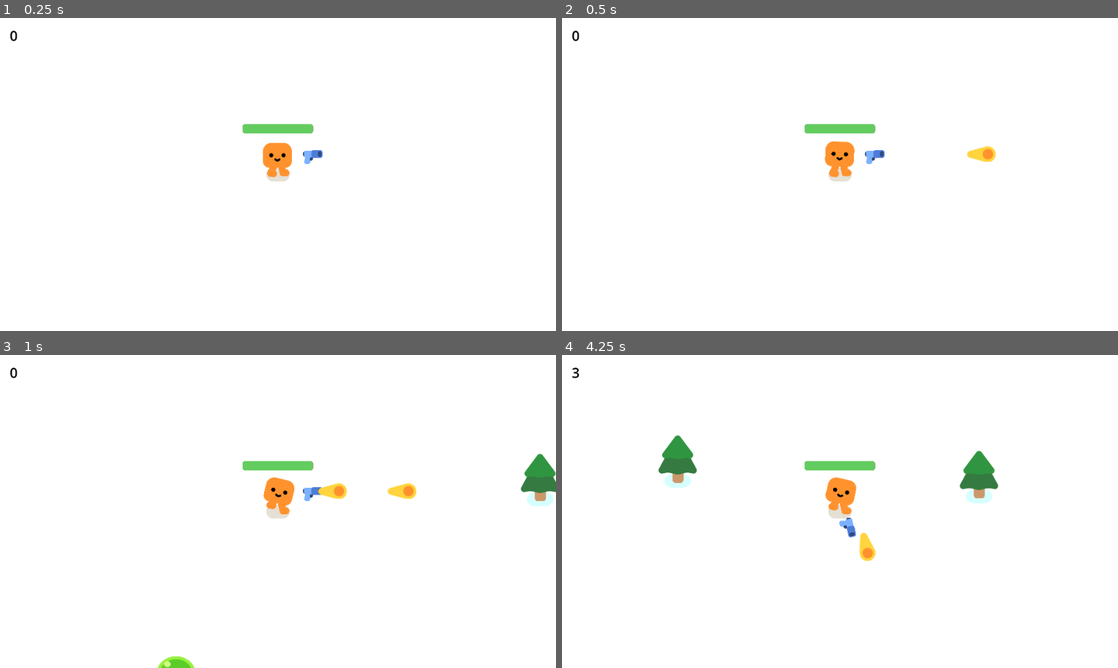
Above: before the commit, frames 1-4 (two rows, left to right).
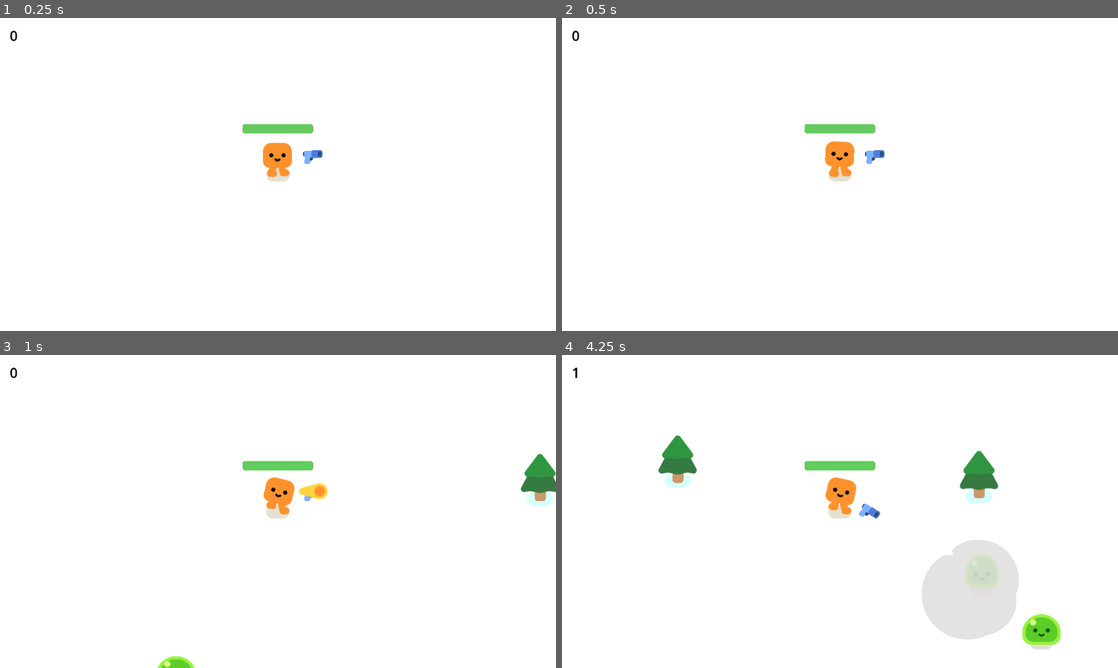
Above: after the commit, the same moments.

Repository: martindieck/gun-galore
Game: Godot game, scene res://game.tscn
The game is run twice, just before and just after one commit, with the same random seed, the same clock (stepped at 60 frames per second) and the same inputs.
Inputs:
- Up to frame 1 (0.25 s): no input
- Up to frame 2 (0.5 s): no input
- Up to frame 3 (1 s): hold D (move_right) from 0.53 s (still down)
- Up to frame 4 (4.25 s): release D (move_right) at 1.28 s; hold S (move_down) 1.28-2.03 s; hold D (move_right) 2.03-2.78 s; hold W (move_up) 2.78-3.53 s; hold A (move_left) from 3.53 s (still down)

Frame 1 is identical in both runs. In frame 2, 0.2% of the frame differs, in the area x 72-78%, y 40-46%; in frame 3, 0.5%; in frame 4, 5.4%, in the area x 1-90%, y 4-94%.

Commit message:
Added Level Up Mechanic

Diff:
--- a/gun.tscn
+++ b/gun.tscn
@@ -26,8 +26,8 @@
 unique_name_in_owner = true
 position = Vector2(25, -10)
 
-[node name="Timer" type="Timer" parent="."]
-wait_time = 0.3
+[node name="ShootTimer" type="Timer" parent="."]
+unique_name_in_owner = true
 autostart = true
 
-[connection signal="timeout" from="Timer" to="." method="_on_timer_timeout"]
+[connection signal="timeout" from="ShootTimer" to="." method="_on_timer_timeout"]
--- a/player.gd
+++ b/player.gd
@@ -3,6 +3,7 @@
 signal health_depleted
 
 var health = 100.0
+var level = 1
 const DAMAGE_RATE = 5.0
 
 func _physics_process(delta):
@@ -15,9 +16,16 @@
 	else:
 		%HappyBoo.play_idle_animation()
 
+	if Global.killcount / 10 == level:
+		level_up()
+
 	var overlapping_mobs = %HurtBox.get_overlapping_bodies()
 	if overlapping_mobs.size() > 0:
 		health -= overlapping_mobs.size() * DAMAGE_RATE * delta
 		%HealthBar.value = health
 		if health <= 0.0:
 			health_depleted.emit()
+
+func level_up():
+	get_node("Gun/%ShootTimer").wait_time -= 0.1
+	level += 1
